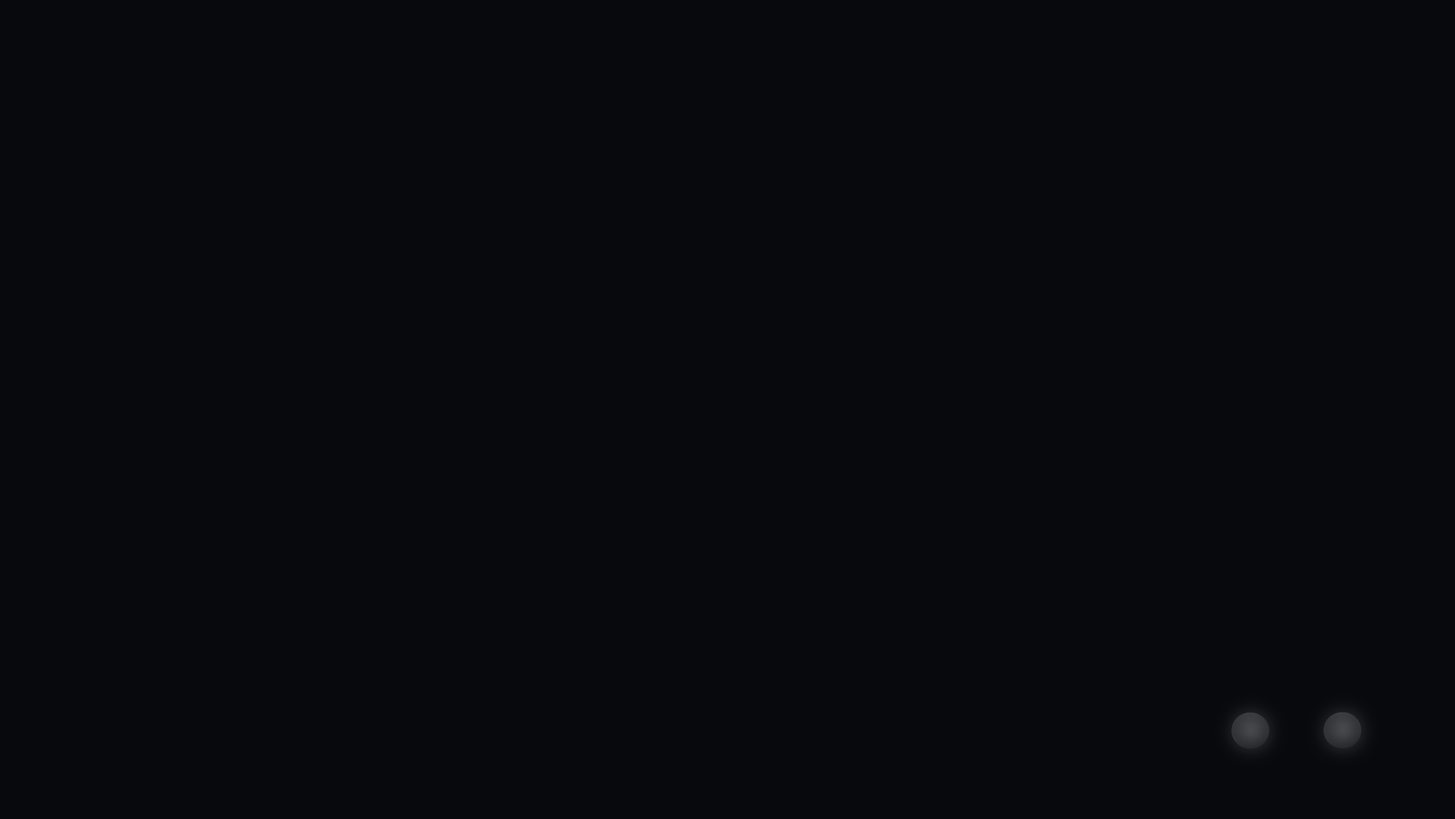
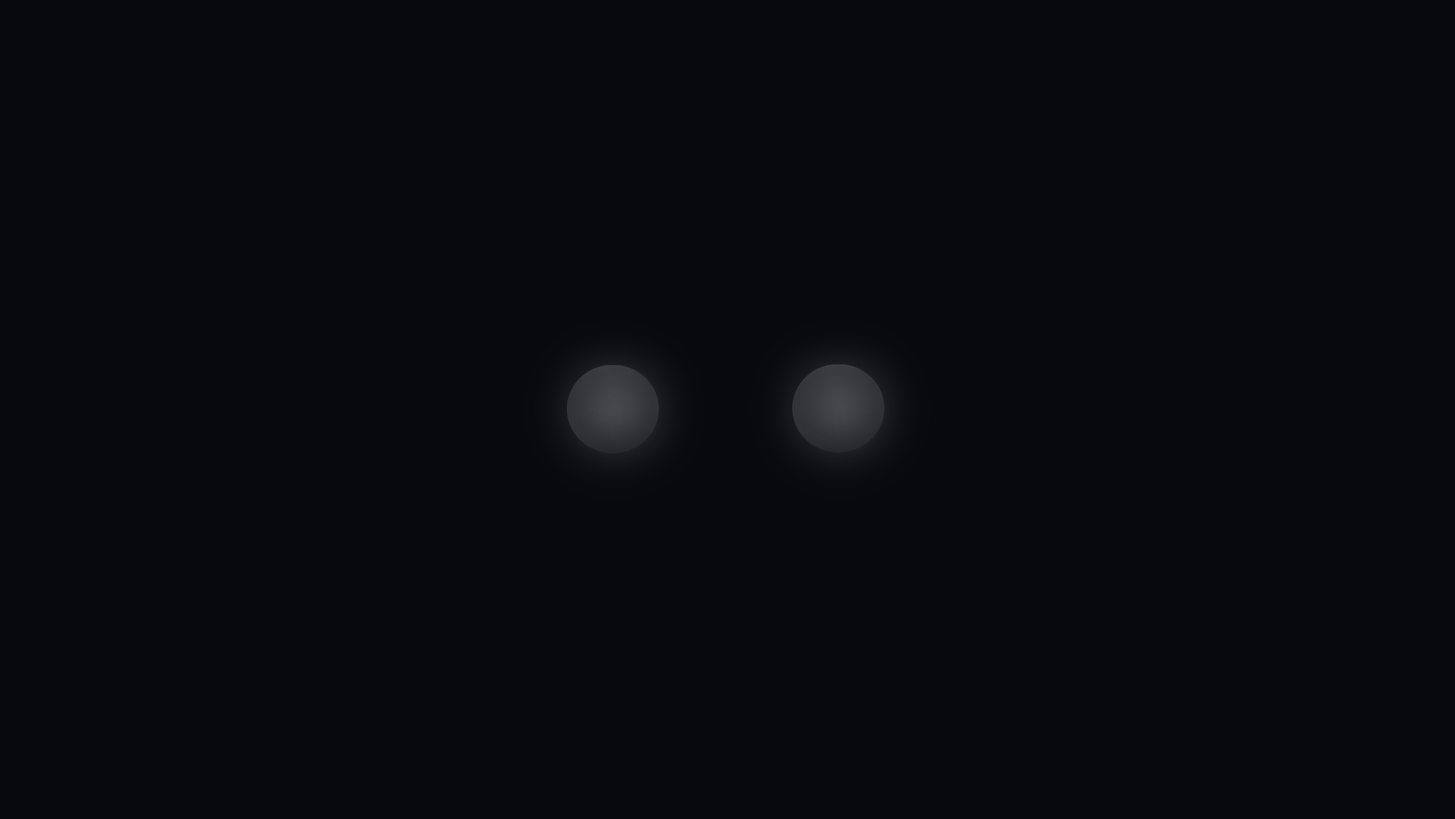
Before/after of a (1455, 819) layered artwork. What changed in the layer stack:
painted on "Eyes" over [539, 333, 1375, 762]
